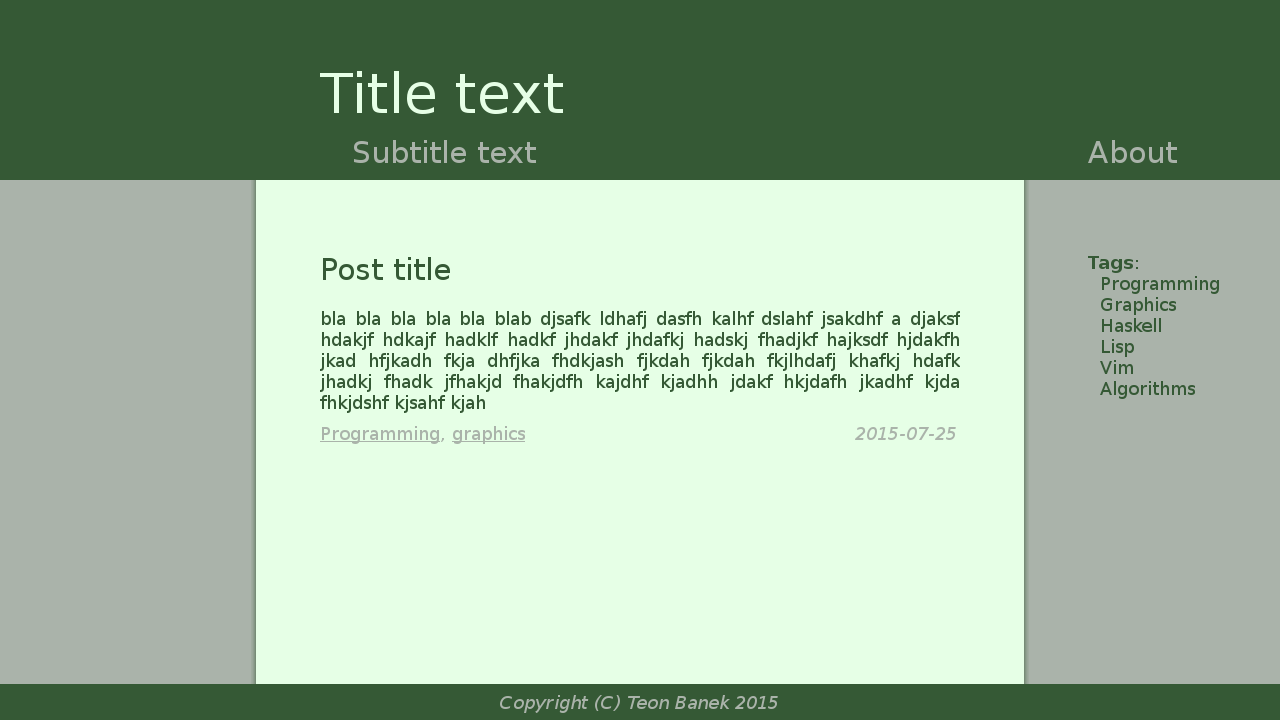
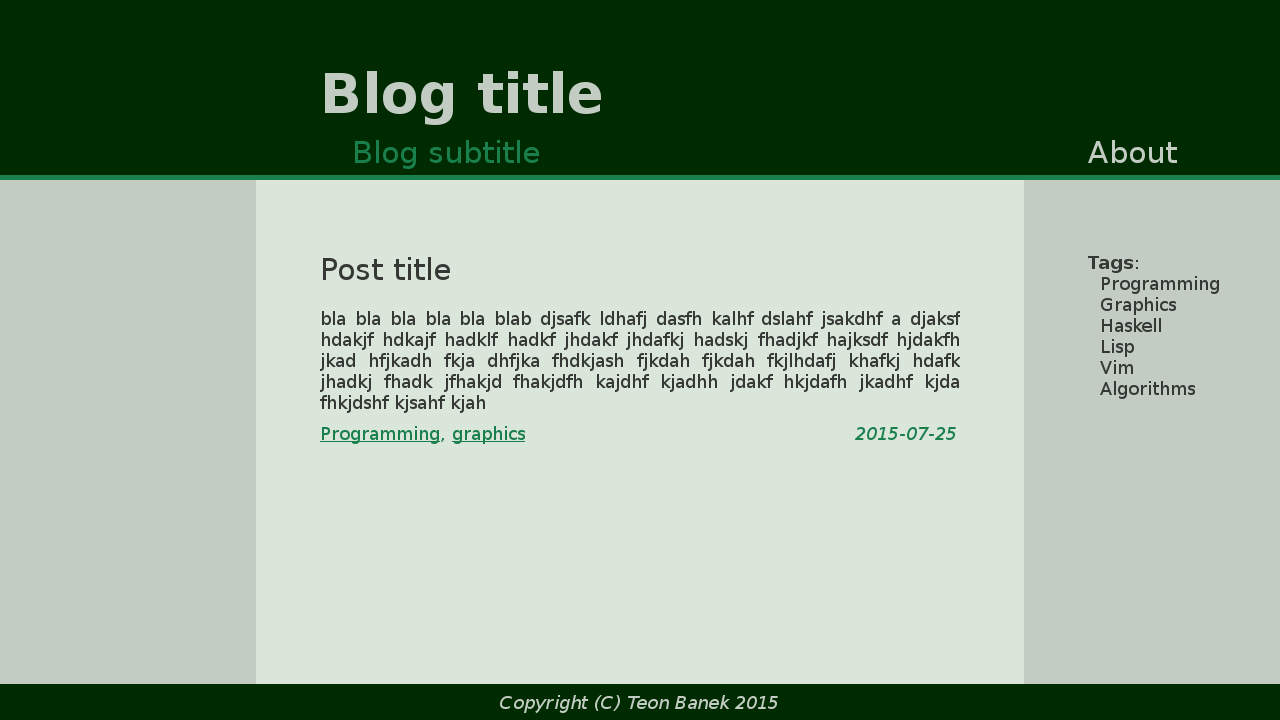
The second 1280px x 720px image is a revision of the first. Changes to its layers:
painted on "PostTags" over bbox(320, 426, 525, 444)
painted on "PostDate" over bbox(855, 427, 956, 440)
painted on "Post txt" over bbox(320, 257, 960, 413)
painted on "PostsBg" over bbox(256, 180, 1024, 684)
hid "PostsShadow" over bbox(251, 180, 1029, 684)
painted on "Copyright txt" over bbox(500, 695, 778, 713)
painted on "CopyrightBg" over bbox(0, 684, 1280, 720)
painted on "About" over bbox(1088, 140, 1177, 163)
painted on "Subtitle txt" over bbox(354, 140, 539, 169)
painted on "Title txt" over bbox(320, 71, 601, 125)
painted on "TitleBg" over bbox(0, 0, 1280, 180)
painted on "Taglist" over bbox(1088, 256, 1219, 399)
painted on "Background" over bbox(0, 0, 1280, 720)
